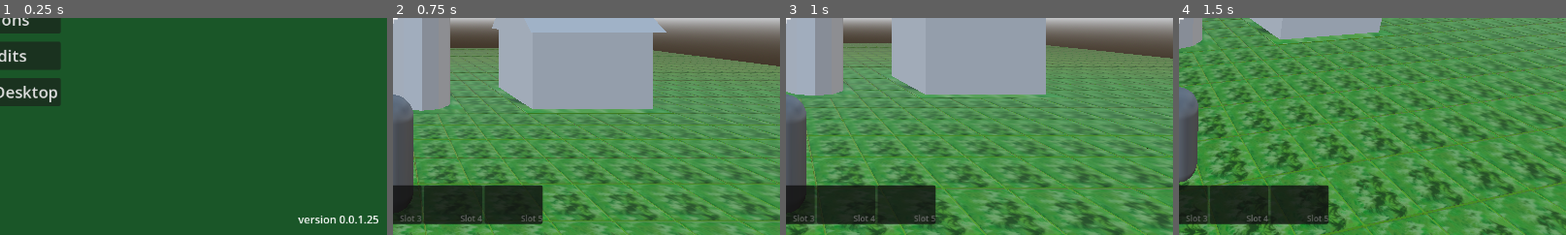
Above: before the commit, frames 1-4 (left to right).
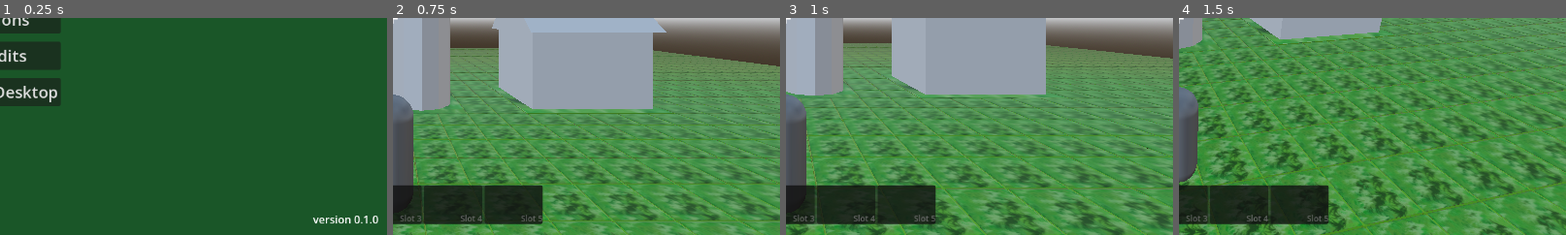
Above: after the commit, the same moments.

Repository: MatGalos/project-agriculural-life
Game: Godot game, scene res://Scenes/UIs/Menus/LaunchMenu/MainMenu.tscn
Same seed, same stepped clock (60 frames per second), same inputs: the game is played once before the commit and once after it.
Inputs (mouse positions are % of the whole screen's width and height, from its top left):
- Up to frame 1 (0.25 s): no input
- Up to frame 2 (0.75 s): click "Start the game" at 0.5 s
- Up to frame 3 (1 s): no input
- Up to frame 4 (1.5 s): tap Enter at 1.25 s; move the mouse to (55, 50) at 1.27 s; hold W (move_forward) from 1.28 s (still down); tap 1 (hotbar_slot_1) at 1.35 s
The pictures show only the part of the screen within x 50-100%, y 50-100%; the shares and areas given below are measured in that part.

The runs differ from the first frame. In frame 1, 0.5% of the frame differs, in the area x 76-98%, y 91-95%; in frame 2, nothing differs; in frame 3, nothing differs; in frame 4, nothing differs.

Commit message:
updated version

Diff:
--- a/project.godot
+++ b/project.godot
@@ -11,7 +11,7 @@
 [application]
 
 config/name="Project_Agricultural_life"
-config/version="0.0.1.25"
+config/version="0.1.0"
 run/main_scene="uid://bg2wnf0pafkqt"
 config/features=PackedStringArray("4.6", "Forward Plus")
 config/icon="res://Assets/Icons/AppIcons/icon.svg"
